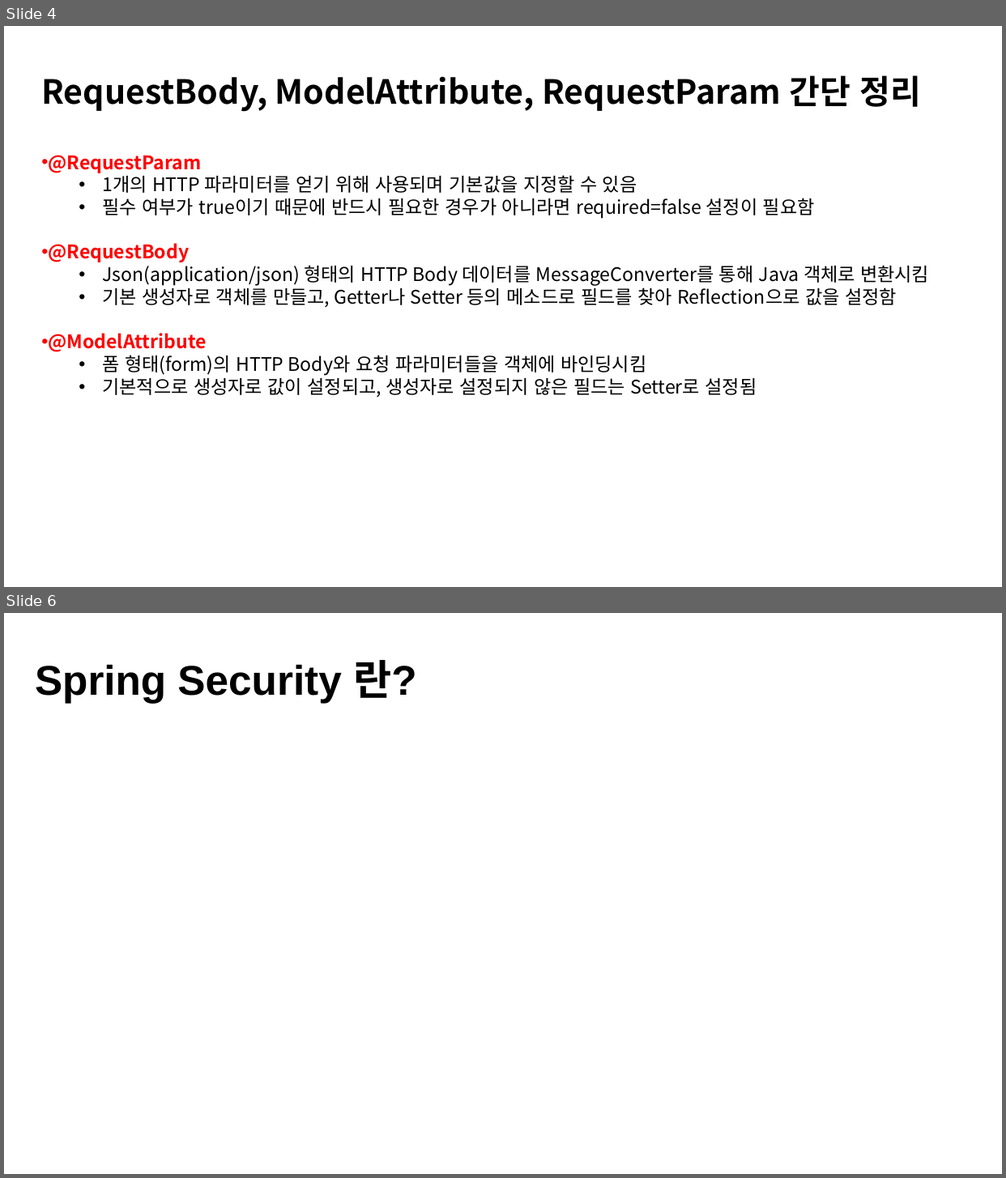
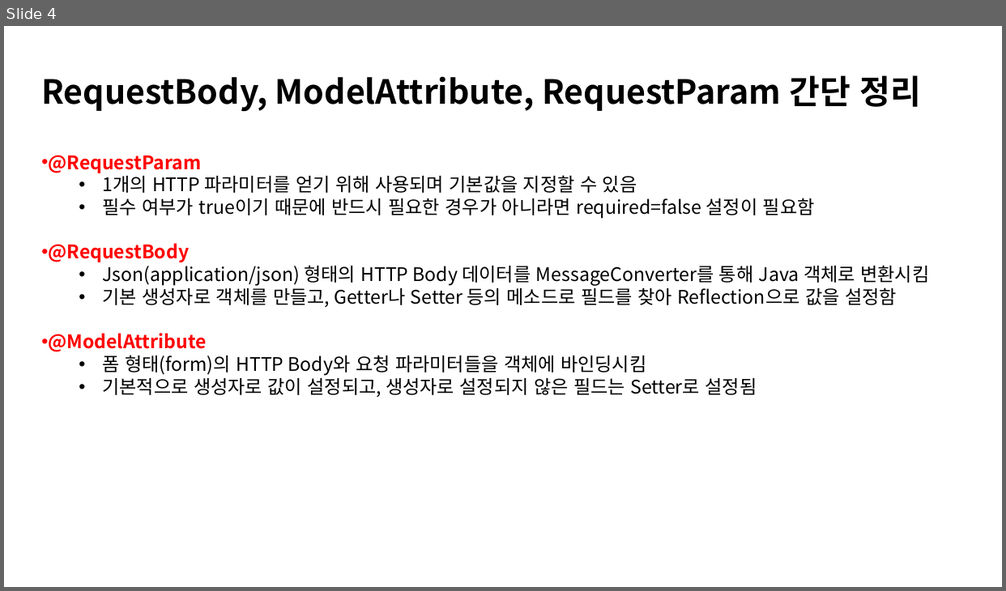
Before and after one commit to kyungmin1221/Tave_Study, a slide deck: 복습정리자료/spring 6주차 정리(kyungmin) .pptx. Shown one above the other, each under a label of ours: slides 4 and 6 before the commit, slide 4 after it; the slides between them are not shown. The pictures are 1006x1178 and 1006x591 pixels, drawn with LibreOffice and Linux fonts; fonts in the diff are those of the drawing. Boxes give left, top, right and bottom in pixels: in the first picture for what was removed or moved away, otherwise in the second. Text is boxed around its words. In the diff, an @@ line names an element or a change of style, - is before the commit and + after.

```diff
--- a/복습정리자료/spring 6주차 정리(kyungmin) .pptx
+++ b/복습정리자료/spring 6주차 정리(kyungmin) .pptx
@@ slide 6 removed at <box>4,613,1002,1174</box>, background #FFFFFF @@
@@ text removed at <box>35,660,416,703</box> @@
-Spring Security 란?
```
Also in this commit, not shown: 3 slides changed, 4 slides added, 3 other slides removed, 1 other file.
